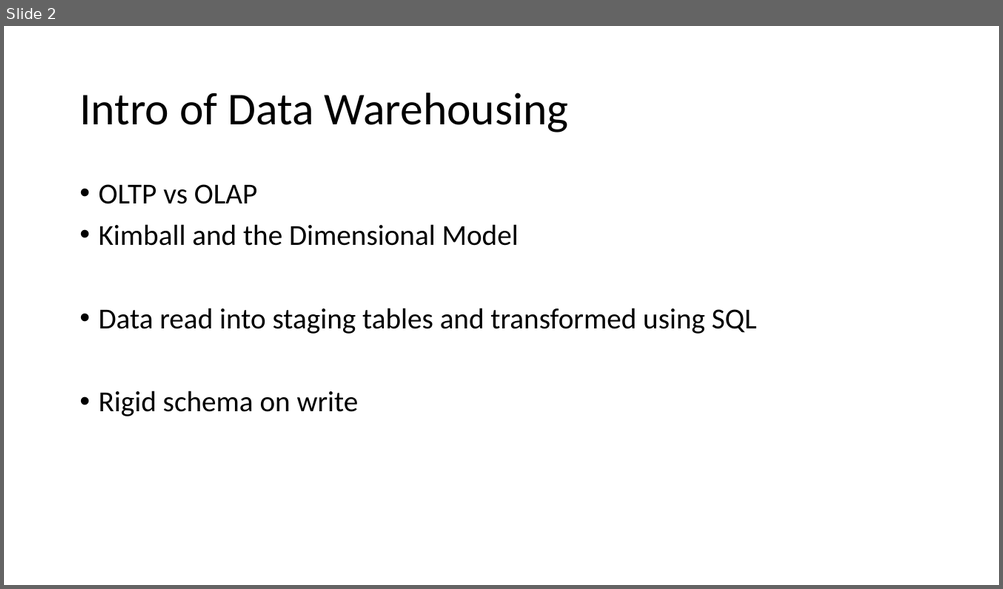
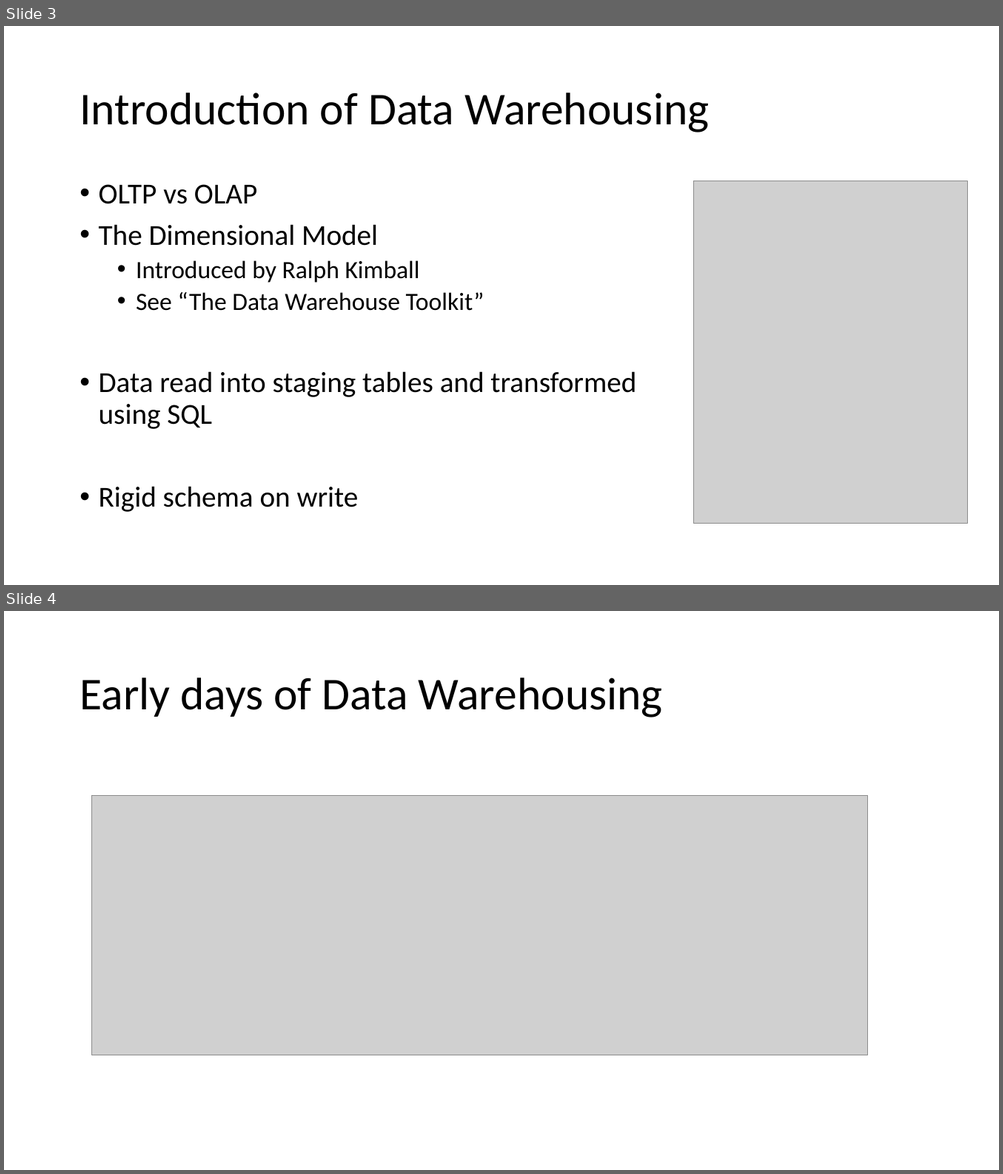
Before and after one commit to shswindell42/Presentations, a slide deck: Building a Data Lakehouse/Building a Data Lakehouse.pptx. Shown one above the other, each under a label of ours: slide 2 before the commit, slides 3 and 4 after it. The pictures are 1003x589 and 1003x1174 pixels, drawn with LibreOffice and Linux fonts; fonts in the diff are those of the drawing; grey boxes stand for pictures. Boxes give left, top, right and bottom in pixels: in the first picture for what was removed or moved away, otherwise in the second. Text is boxed around its words. In the diff, an @@ line names an element or a change of style, - is before the commit and + after.

```diff
--- a/Building a Data Lakehouse/Building a Data Lakehouse.pptx
+++ b/Building a Data Lakehouse/Building a Data Lakehouse.pptx
@@ slide 4 added at bbox=[4, 611, 999, 1170], background #FFFFFF @@
@@ title added at bbox=[79, 678, 663, 718], 44 pt, text #000000 @@
+Early days of Data Warehousing
@@ picture added at bbox=[91, 795, 868, 1055] @@
@@ what was slide 2 is now slide 3 @@
@@ slide 3 changed as well @@
@@ title at bbox=[79, 93, 708, 133]: text changed @@
-Intro of Data Warehousing
+Introduction of Data Warehousing
@@ picture added at bbox=[694, 181, 967, 525] @@
@@ text at bbox=[99, 224, 484, 311]: text changed; size 28 to 24 pt @@
-• Kimball and the Dimensional Model
+• The Dimensional Model
+  • Introduced by Ralph Kimball
+  • See “The Data Warehouse Toolkit”
```
Also in this commit, not shown: 4 other slides changed, 6 other slides added.
